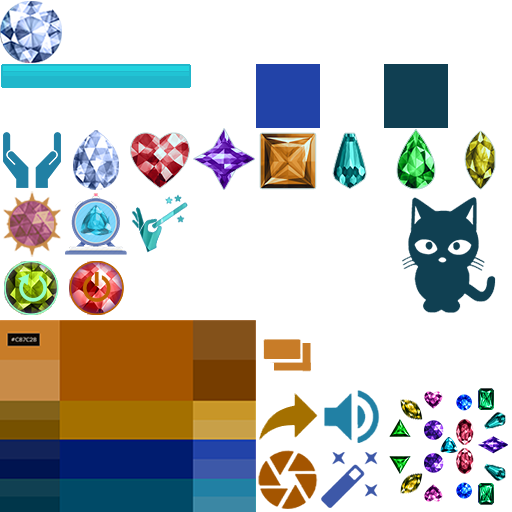
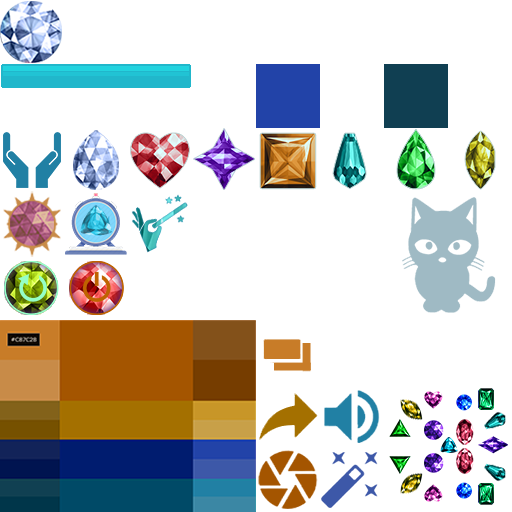
Layered file, before and after one edit (512x512). Changes by layer:
pixels changed over 402, 197, 496, 313 (layer not identified)
